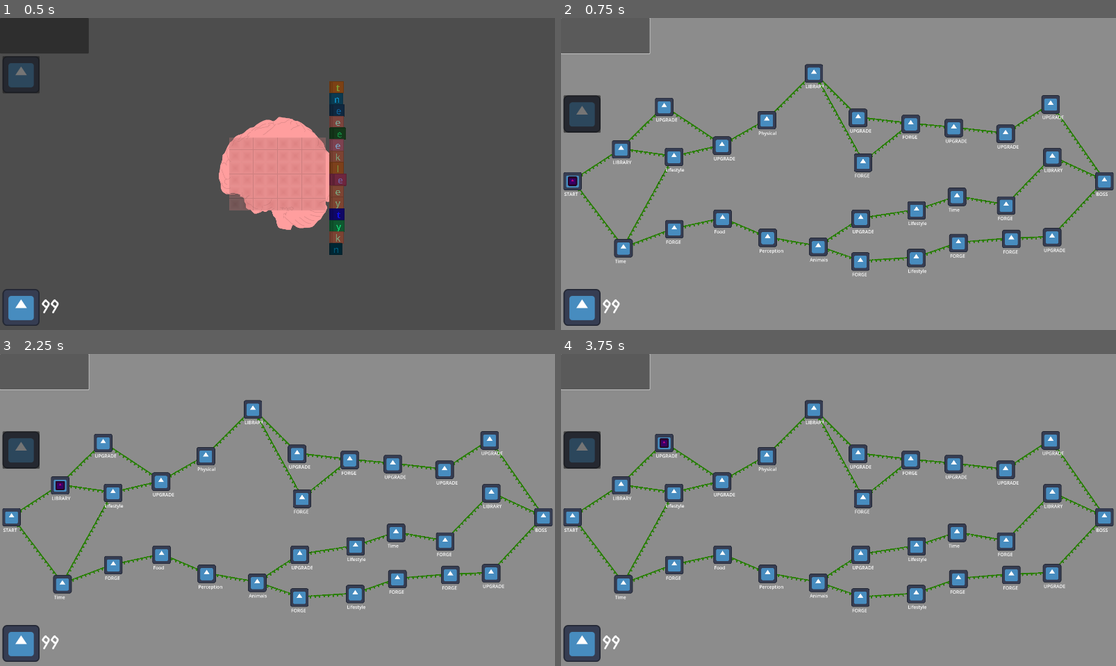
Above: before the commit, frames 1-4 (two rows, left to right).
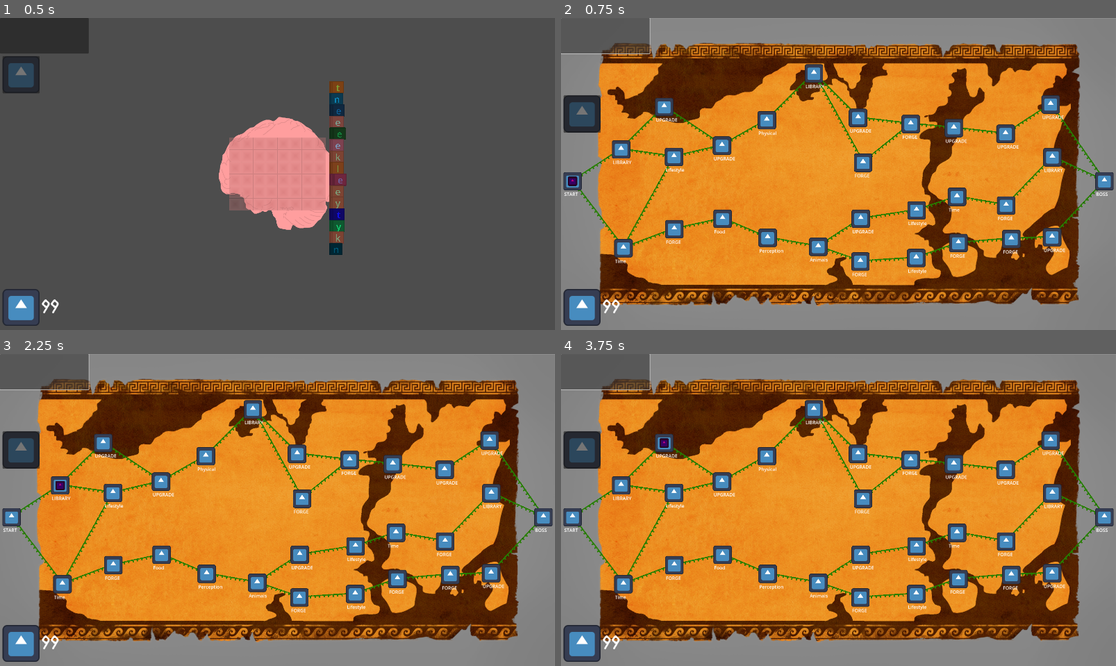
Above: after the commit, the same moments.

Repository: hulien22/ldjam54
Game: Godot game, scene res://scenes/main.tscn
The game is run twice, just before and just after one commit, with the same random seed, the same clock (stepped at 60 frames per second) and the same inputs. The engine's default icon, where the game draws it, is replaced by a stand-in: a white triangle on a blue panel in a dark square.
Inputs (mouse positions are in pixels of both pictures, inside the frame that each line leads up to):
- Up to frame 1 (0.5 s): no input
- Up to frame 2 (0.75 s): click (605, 36) at 0.5 s
- Up to frame 3 (2.25 s): click (61, 485) at 1.27 s; click (44, 372) at 2 s
- Up to frame 4 (3.75 s): click (666, 444) at 2.77 s; click (605, 372) at 3.52 s

Frame 1 is identical in both runs. In frame 2, 65% of the frame differs, in the area x 6-94%, y 8-93%; in frame 3, 65%; in frame 4, 65%.

Commit message:
add map bg

Diff:
--- a/scenes/map.tscn
+++ b/scenes/map.tscn
@@ -1,7 +1,23 @@
-[gd_scene load_steps=3 format=3 uid="uid://dwychm67ltxst"]
+[gd_scene load_steps=6 format=3 uid="uid://dwychm67ltxst"]
 
 [ext_resource type="Script" path="res://scripts/Map.gd" id="1_5iiuj"]
 [ext_resource type="PackedScene" path="res://scenes/PlayerMapMarker.tscn" id="2_ccopb"]
+[ext_resource type="Texture2D" uid="uid://b7rocvi63l84w" path="res://art/Maps/Stage_1_Map.png" id="2_vh05d"]
+[ext_resource type="Texture2D" uid="uid://byv1f1n8h2ufi" path="res://art/Maps/Stage_2_Map.png" id="3_gh0gf"]
+
+[sub_resource type="SpriteFrames" id="SpriteFrames_umcyr"]
+animations = [{
+"frames": [{
+"duration": 1.0,
+"texture": ExtResource("2_vh05d")
+}, {
+"duration": 1.0,
+"texture": ExtResource("3_gh0gf")
+}],
+"loop": true,
+"name": &"default",
+"speed": 5.0
+}]
 
 [node name="map" type="Node2D"]
 script = ExtResource("1_5iiuj")
@@ -23,6 +39,12 @@
 offset_bottom = 1082.0
 color = Color(0.54902, 0.54902, 0.54902, 1)
 
+[node name="AnimatedSprite2D" type="AnimatedSprite2D" parent="."]
+z_index = -10
+position = Vector2(958.222, 543.812)
+scale = Vector2(1.0022, 1.0022)
+sprite_frames = SubResource("SpriteFrames_umcyr")
+
 [node name="MapHolder" type="Node2D" parent="."]
 
 [node name="PlayerMapMarker" parent="." instance=ExtResource("2_ccopb")]
